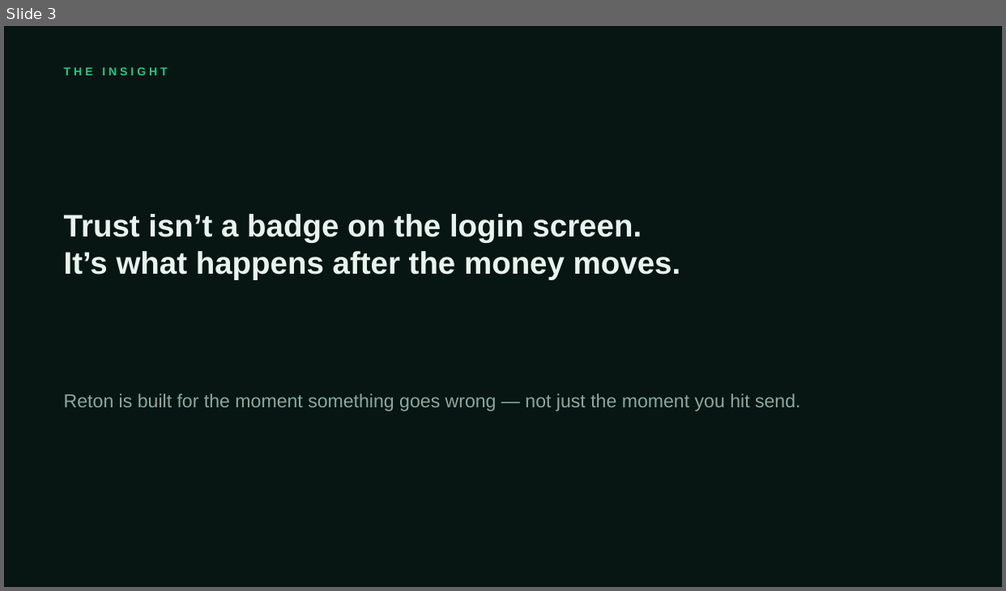
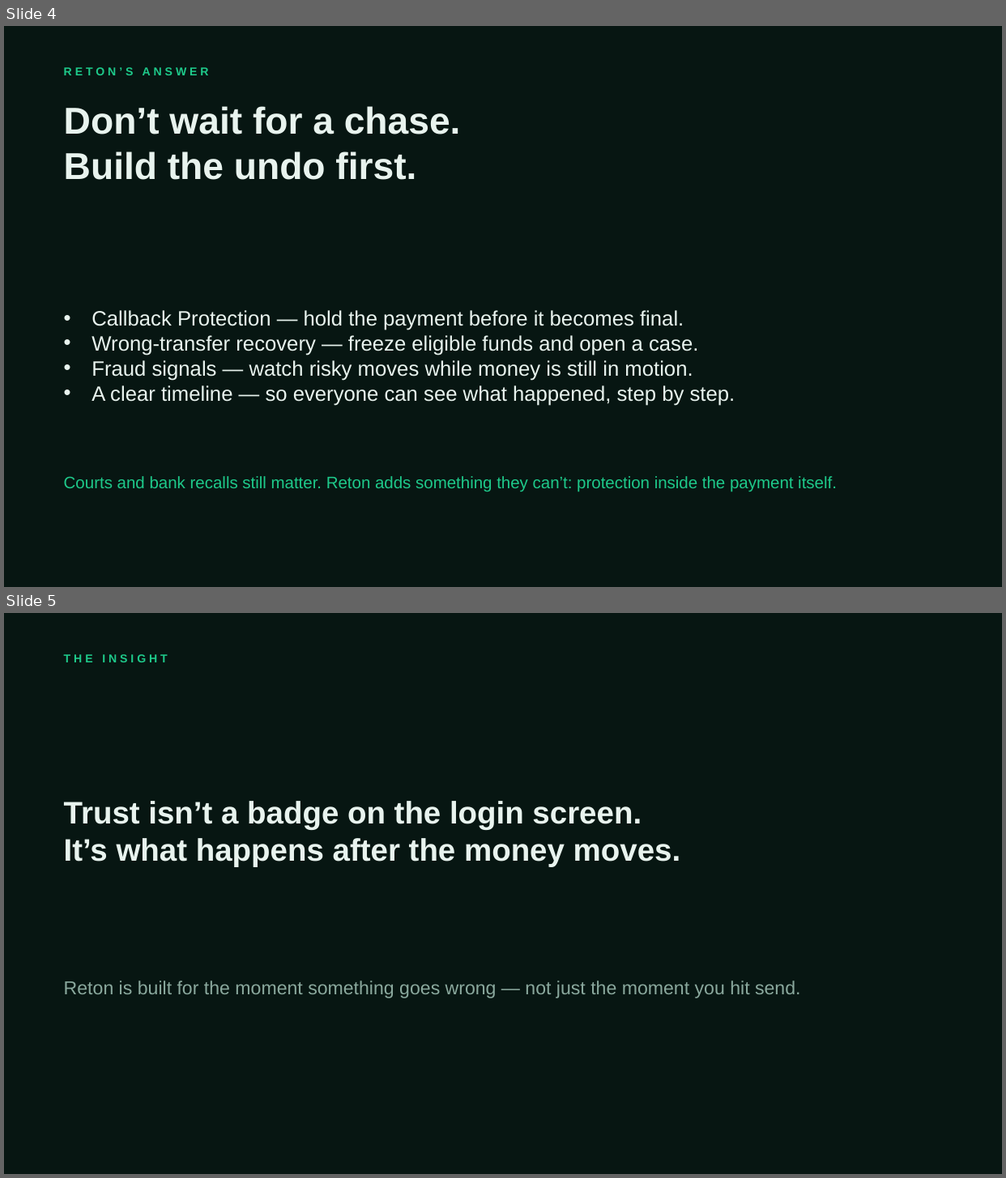
Before and after one commit to cloudflow247/reton, a slide deck: presentations/Reton-ALATPay-Buildathon-Pitch.pptx. Shown one above the other, each under a label of ours: slide 3 before the commit, slides 4 and 5 after it. The pictures are 1006x591 and 1006x1178 pixels, drawn with LibreOffice and Linux fonts; fonts in the diff are those of the drawing. Boxes give left, top, right and bottom in pixels: in the first picture for what was removed or moved away, otherwise in the second. Text is boxed around its words. In the diff, an @@ line names an element or a change of style, - is before the commit and + after.

Commit message:
Tie pitch deck to real Nigeria recall pain and regenerate exports.
Add plain-language slides on the 72-hour freeze gap and how Reton builds undo into the payment itself.

```diff
--- a/presentations/Reton-ALATPay-Buildathon-Pitch.pptx
+++ b/presentations/Reton-ALATPay-Buildathon-Pitch.pptx
@@ slide 4 added at (4,26,1002,587), background #071612 @@
@@ text added at (64,67,209,75), 11 pt, text #1EC98A, bold @@
+RETON’S ANSWER
@@ text added at (64,106,461,180), 36 pt, text #E8F3EE, bold @@
+Don’t wait for a chase.
+Build the undo first.
@@ text added at (91,310,735,406), 20 pt, text #E8F3EE @@
+• Callback Protection — hold the payment before it becomes final.
+• Wrong-transfer recovery — freeze eligible funds and open a case.
+• Fraud signals — watch risky moves while money is still in motion.
+• A clear timeline — so everyone can see what happened, step by step.
@@ text added at (64,476,837,493), 16 pt, text #1EC98A @@
+Courts and bank recalls still matter. Reton adds something they can’t: protection inside the payment itself.
@@ what was slide 3 is now slide 5 @@
```
Also in this commit, not shown: 1 other slide added, 4 other files.
